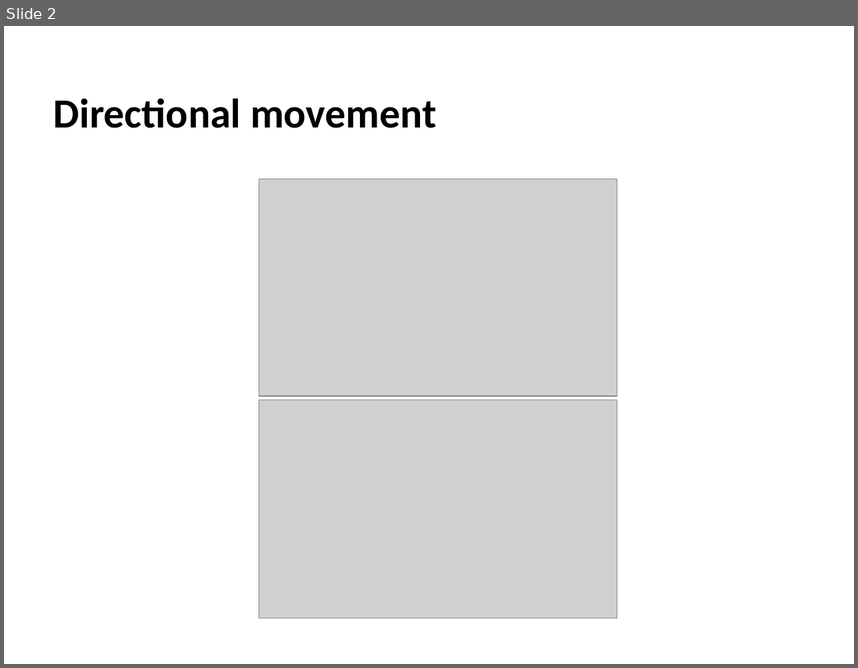
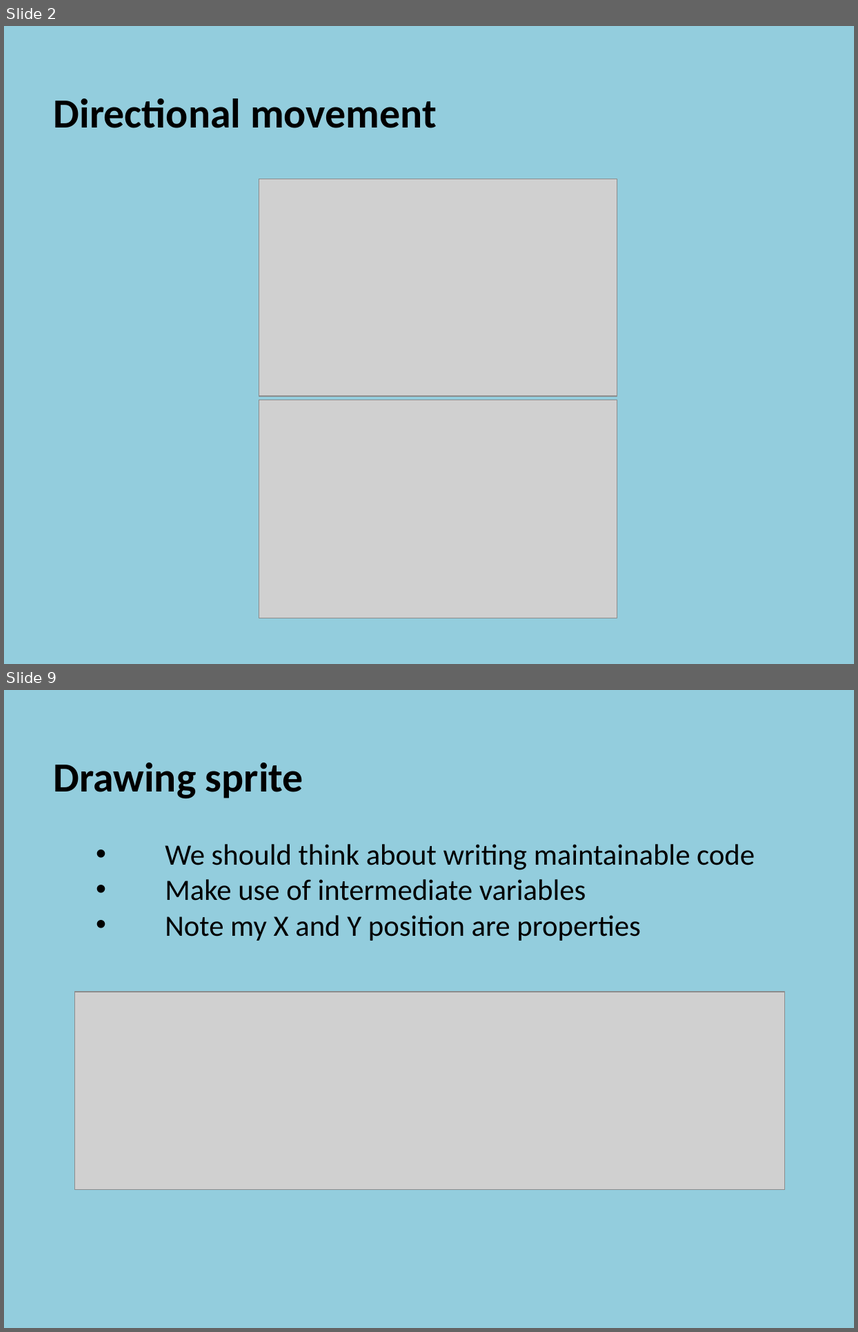
Before and after one commit to szetko/course-materials, a slide deck: Programming 4/05.1 Directional Sprites/05.1 Directional Sprites.pptx. Shown one above the other, each under a label of ours: slide 2 before the commit, slides 2 and 9 after it; the slides between them are not shown. The pictures are 858x668 and 858x1332 pixels, drawn with LibreOffice and Linux fonts; fonts in the diff are those of the drawing; grey boxes stand for pictures. Boxes give left, top, right and bottom in pixels: in the first picture for what was removed or moved away, otherwise in the second. Text is boxed around its words. In the diff, an @@ line names an element or a change of style, - is before the commit and + after.

Commit message:
Update 05.1 Directional Sprites PP

```diff
--- a/Programming 4/05.1 Directional Sprites/05.1 Directional Sprites.pptx
+++ b/Programming 4/05.1 Directional Sprites/05.1 Directional Sprites.pptx
@@ slide 9 added at box(4, 690, 854, 1328), background #93CDDD @@
@@ text added at box(54, 762, 755, 940), 25 pt, text #000000 @@
+  Drawing sprite
+    • We should think about writing maintainable code
+    • Make use of intermediate variables
+    • Note my X and Y position are properties
@@ picture added at box(74, 992, 784, 1190) @@
@@ slide 2 changed as well @@
@@ background #FFFFFF to #93CDDD @@
```
Also in this commit, not shown: 1 other slide changed, 14 other slides added, 1 slide removed.
